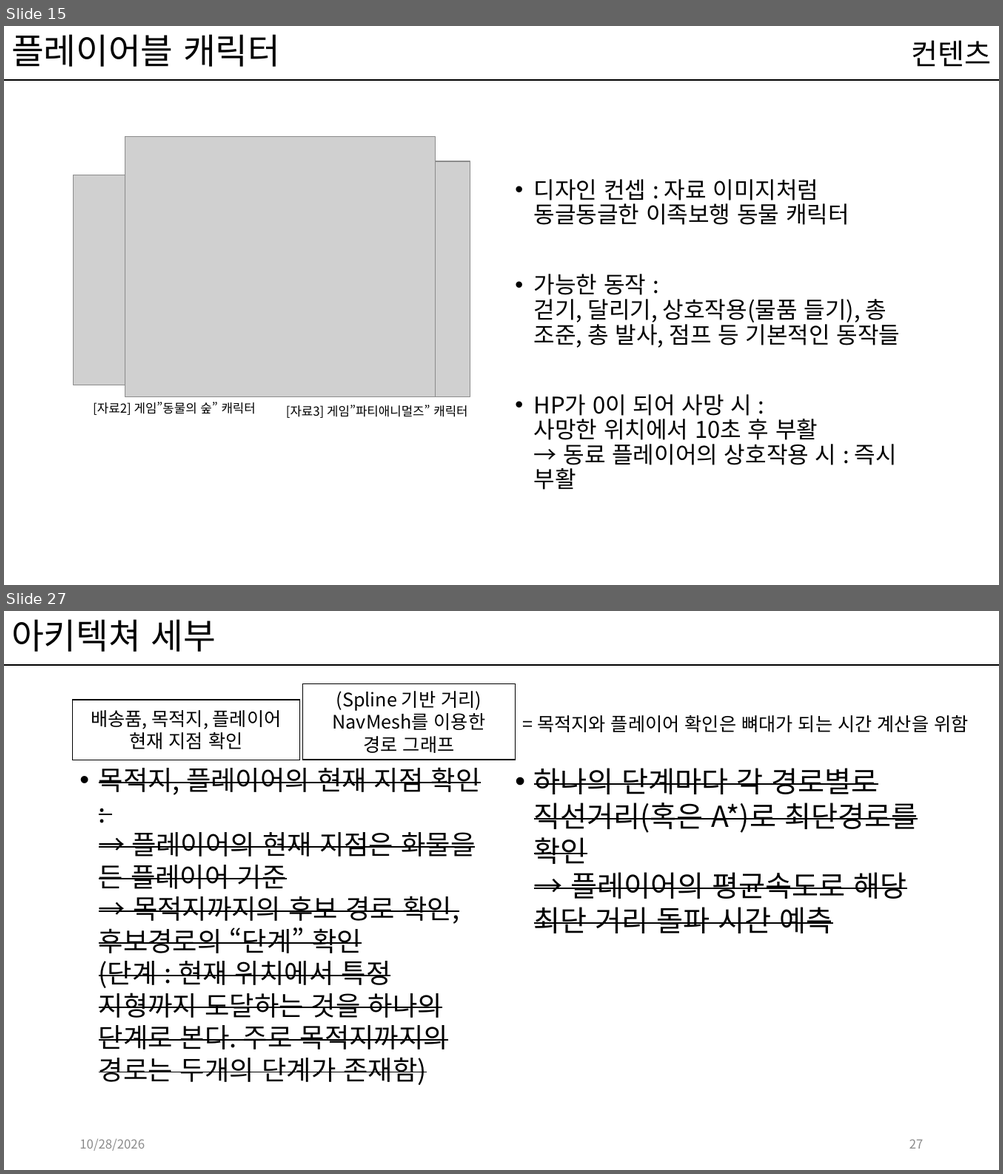
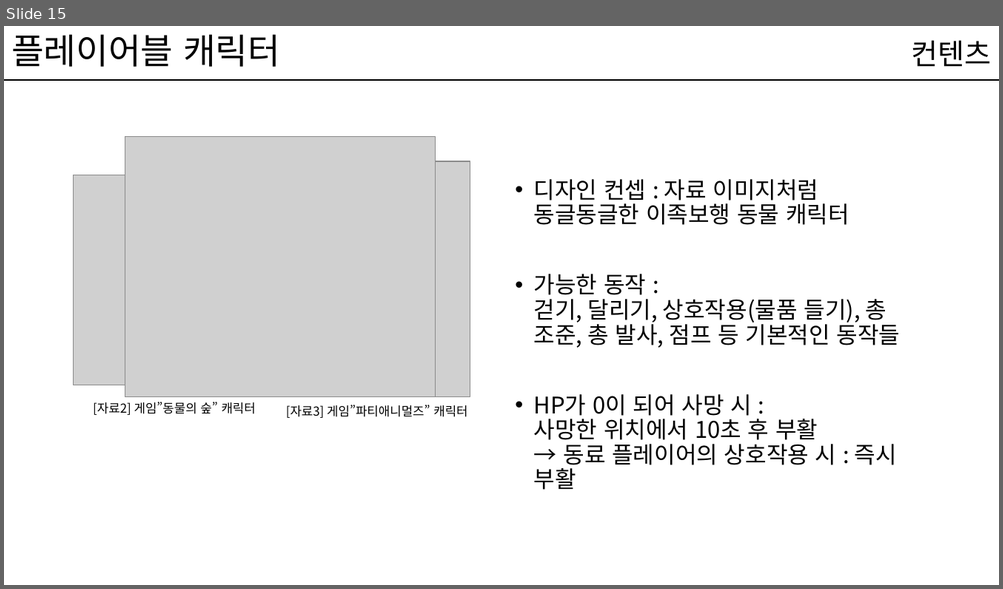
Before and after one commit to kwakyerin/2026_Graduation_Project, a slide deck: documents/HyunahKwon/design/designing/for_teammates/배트와 달트_기획.pptx. Shown one above the other, each under a label of ours: slides 15 and 27 before the commit, slide 15 after it; the slides between them are not shown. The pictures are 1003x1174 and 1003x589 pixels, drawn with LibreOffice and Linux fonts; fonts in the diff are those of the drawing; grey boxes stand for pictures. Boxes give left, top, right and bottom in pixels: in the first picture for what was removed or moved away, otherwise in the second. Text is boxed around its words. In the diff, an @@ line names an element or a change of style, - is before the commit and + after.

```diff
--- a/documents/HyunahKwon/design/designing/for_teammates/배트와 달트_기획.pptx
+++ b/documents/HyunahKwon/design/designing/for_teammates/배트와 달트_기획.pptx
@@ slide 27 removed at [4, 611, 999, 1170], background #FFFFFF; not listed: 1 template element that a slide beside it also shows @@
@@ title removed at [11, 619, 216, 652] @@
-아키텍쳐 세부
@@ rectangle removed at [302, 684, 515, 760] @@
-(Spline 기반 거리)
-NavMesh를 이용한
-경로 그래프
@@ rectangle removed at [73, 700, 299, 760] @@
-배송품, 목적지, 플레이어 현재 지점 확인
@@ text removed at [537, 715, 967, 732] @@
-= 목적지와 플레이어 확인은 뼈대가 되는 시간 계산을 위함
@@ text removed at [99, 767, 481, 1085] @@
-• 목적지, 플레이어의 현재 지점 확인 :
-  → 플레이어의 현재 지점은 화물을 든 플레이어 기준
-  → 목적지까지의 후보 경로 확인, 후보경로의 “단계” 확인
-  (단계 : 현재 위치에서 특정 지형까지 도달하는 것을 하나의 단계로 본다. 주로 목적지까지의 경로는 두개의 단계가 존재함)
@@ text removed at [534, 768, 917, 934] @@
-• 하나의 단계마다 각 경로별로 직선거리(혹은 A*)로 최단경로를 확인
-  → 플레이어의 평균속도로 해당 최단 거리 돌파 시간 예측
@@ text removed at [79, 1139, 145, 1151] @@
-10/28/2026
@@ page number removed at [909, 1139, 923, 1149] @@
-27
```
Also in this commit, not shown: 80 slides changed, 5 slides added.
